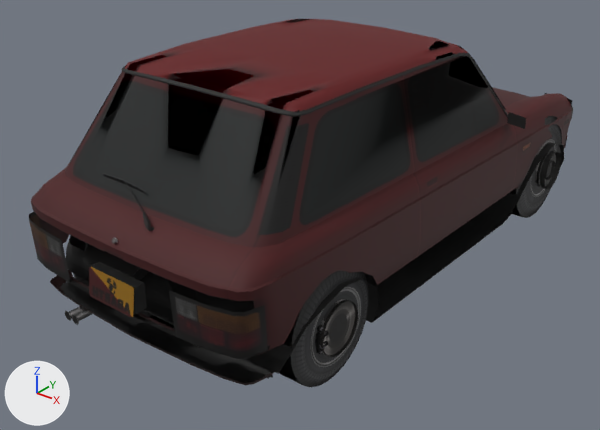
The glTF model dealership/dealership/models/GT4_ATBC0001.glb: old version first, new version second.
Both versions are drawn from a camera (50 mm lens) standing at (2.38, -3.35, 2.17) and looking at (-0.1, -0.26, 0.25). Lighting does not change. The marker at lower left points along +X, +Y and +Z. The first picture is the older version. Vertices at exactly the same position are counted once.

The first picture shows 'body', 'tire_front_left', 'tire_front_right', 'tire_rear_left' and 2 more.
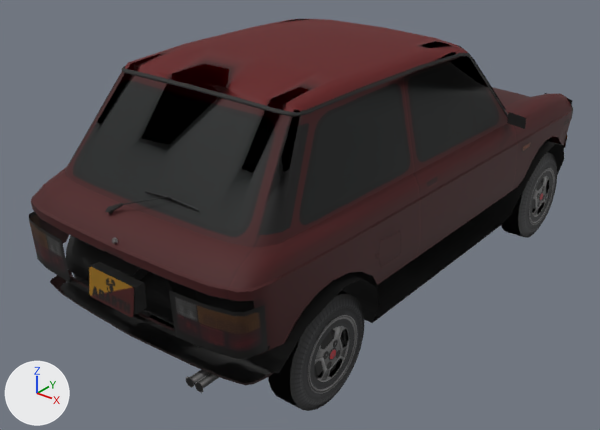
Location of each change, (x1, y1, x2, y2) in pixels of the pictures (600 x 430 px; the box of a moved part takes in the faces that stretch with it):
'body', reshaped: before (29, 19, 573, 385); after (29, 19, 573, 392)
'tire_rear_right', reshaped, moved, rescaled (not visible before): after (268, 291, 364, 411)
'tire_front_right', moved, rescaled (mostly hidden before): before (70, 235, 88, 251); after (501, 152, 557, 238)
'wheel_rear_right', moved, rescaled (not visible before): after (308, 315, 358, 394)
'wheel_front_right', moved, rescaled (not visible before): after (529, 168, 555, 225)
part 1 of me_body, moved or reshaped (not visible afterwards): before (320, 300, 358, 357)
part 2 of me_body, moved or reshaped (not visible afterwards): before (315, 331, 328, 352)
part 3 of me_body, moved or reshaped: (67, 19, 567, 378) in both
part 4 of me_body, moved or reshaped: before (29, 53, 572, 379); after (29, 53, 572, 392)
part 5 of me_tire_rear, moved or reshaped: before (512, 116, 562, 218); after (268, 291, 364, 411)

The change, as a diff of the scene's bpy script:
```diff
--- a/dealership/dealership/models/GT4_ATBC0001.glb.py
+++ b/dealership/dealership/models/GT4_ATBC0001.glb.py
@@ me_body @@
 me_body.from_pydata(...)  # 2069 vertices, 3092 faces; spans x -0.79..0.79, y -1.61..1.61, z 0.01..1.2
 # used by ob_body; location = (0.0, 0.0, 0.0)
+# me_body part 1: the loose piece of 48 vertices spanning x 0.71..0.73, y -1.14..-0.9, z 0.15..0.39 is mirrored in x about its middle, then moved by (-0.17, 2.04, -0.14)
+# me_body part 2: the loose piece of 49 vertices spanning x 0.69..0.73, y -1.16..-1.1, z 0.23..0.31 is mirrored in x about its middle, then moved by (-0.15, 2.04, -0.14)
+# me_body part 3: the loose piece of 639 vertices spanning x -0.74..0.74, y -1.61..1.61, z 0.06..1.2 is mirrored in x about its middle
+# me_body part 4: 721 of 2069 vertices moved; they spanned x -0.79..0.79, y -1.6..1.54, z 0.01..1.16 and now span x -0.79..0.79, y -1.6..1.54, z 0.01..1.16; mean shift (-0.03, -0.42, -0.04); largest move (0.75, 1.02, 0.2) -> (0.49, -1.02, 0.02)
 me_body.materials.append(mat_body_set0_tex0_mask)
@@ me_tire_rear @@
 # used by ob_tire_rear_left; location = (0.621, 1.019, 0.305)
-me_tire_rear.from_pydata(...)  # 120 vertices, 208 faces; spans x -0.068..0.068, y -0.305..0.305, z -0.304..0.304
+me_tire_rear.from_pydata(...)  # 120 vertices, 208 faces; spans x -0.068..0.068, y -0.26..0.26, z -0.258..0.258
+# me_tire_rear part 5: 120 of 120 vertices moved; they spanned x -0.068..0.068, y -0.305..0.305, z -0.304..0.304 and now span x -0.068..0.068, y -0.26..0.26, z -0.258..0.258; mean shift (0.0, 0.0, 0.0)
 me_tire_rear.materials.append(mat_tire_rear_set0_tex0_mask)
@@ ob_wheel_front_right @@
 ob_wheel_front_right = bpy.data.objects.new('wheel_front_right', me_wheel_front)
-ob_wheel_front_right.location = (-0.633, -1.019, 0.27)
-ob_wheel_front_right.scale = (-1.0, 1.0, 1.0)
+ob_wheel_front_right.location = (0.633, 1.019, 0.13)
@@ ob_tire_front_right @@
 ob_tire_front_right = bpy.data.objects.new('tire_front_right', me_tire_front)
-ob_tire_front_right.location = (-0.633, -1.019, 0.27)
-ob_tire_front_right.scale = (-1.0, 1.0, 1.0)
+ob_tire_front_right.location = (0.633, 1.019, 0.13)
@@ ob_wheel_rear_right @@
 ob_wheel_rear_right = bpy.data.objects.new('wheel_rear_right', me_wheel_rear)
-ob_wheel_rear_right.location = (-0.621, 1.019, 0.305)
-ob_wheel_rear_right.scale = (-1.0, 1.0, 1.0)
+ob_wheel_rear_right.location = (0.621, -1.019, 0.13)
@@ ob_tire_rear_right @@
 ob_tire_rear_right = bpy.data.objects.new('tire_rear_right', me_tire_rear)
-ob_tire_rear_right.location = (-0.621, 1.019, 0.305)
-ob_tire_rear_right.scale = (-1.0, 1.0, 1.0)
+ob_tire_rear_right.location = (0.621, -1.019, 0.13)
```
